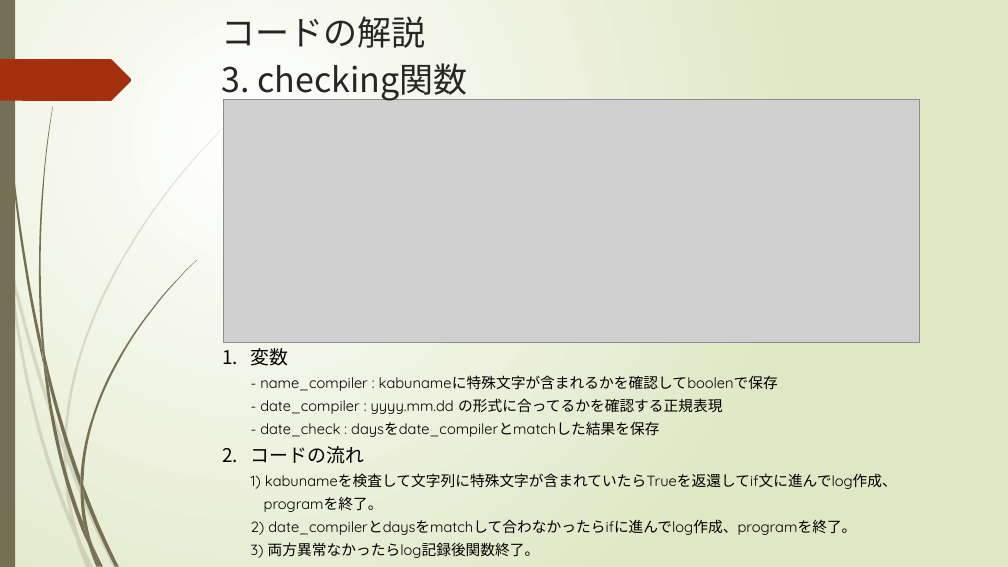
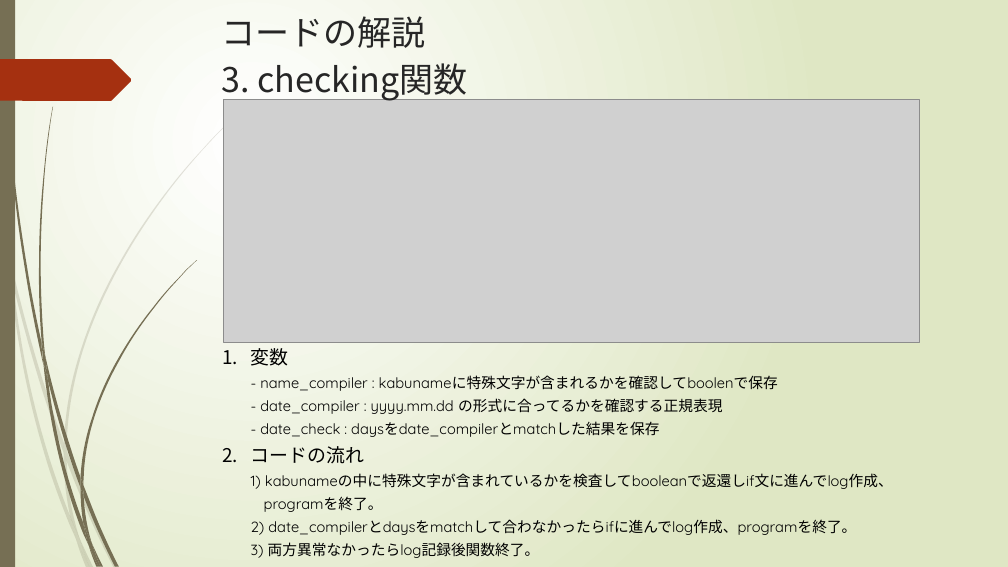
Before and after one commit to SangWooChun714/mirineglobal, a slide deck: slide 10 of crawlingコード解説.pptx. Drawn at 1008x567 pixels with LibreOffice and Linux fonts; fonts in the diff are those of the drawing; grey boxes stand for pictures. Boxes give left, top, right and bottom in pixels: in the first picture for what was removed or moved away, otherwise in the second. Text is boxed around its words. In the diff, an @@ line names an element or a change of style, - is before the commit and + after.

```diff
--- a/crawlingコード解説.pptx
+++ b/crawlingコード解説.pptx
@@ text at [251,446,893,558]: text changed @@
-2. コードの流れ
-   1) kabunameを検査して文字列に特殊文字が含まれていたらTrueを返還してif文に進んでlog作成、
-   programを終了。
-   2) date_compilerとdaysをmatchして合わなかったらifに進んでlog作成、programを終了。
-   3) 両方異常なかったらlog記録後関数終了。
+2. コードの流れ
+   1) kabunameの中に特殊文字が含まれているかを検査してbooleanで返還しif文に進んでlog作成、
+   programを終了。
+   2) date_compilerとdaysをmatchして合わなかったらifに進んでlog作成、programを終了。
+   3) 両方異常なかったらlog記録後関数終了。
```
Also in this commit, not shown: 2 other slides changed.
